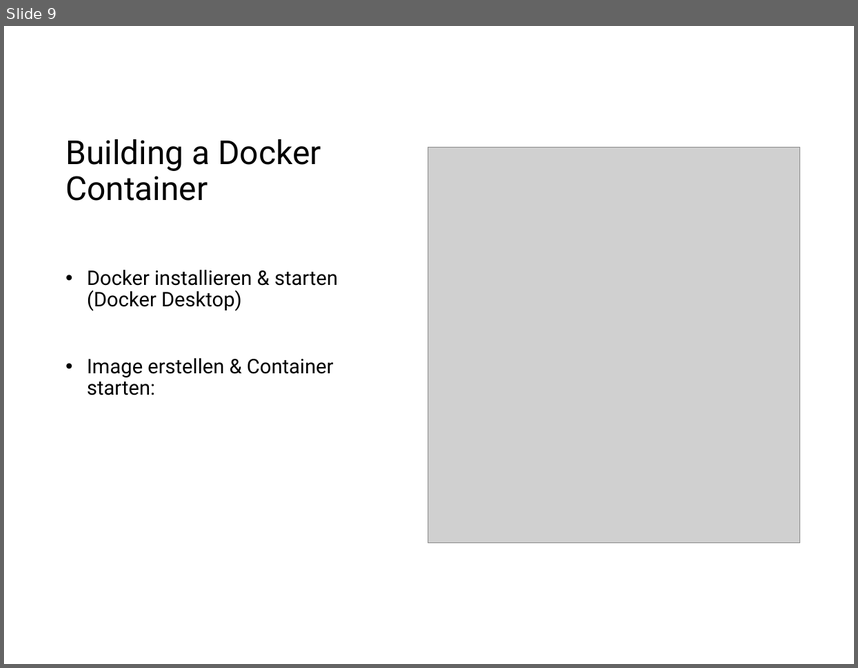
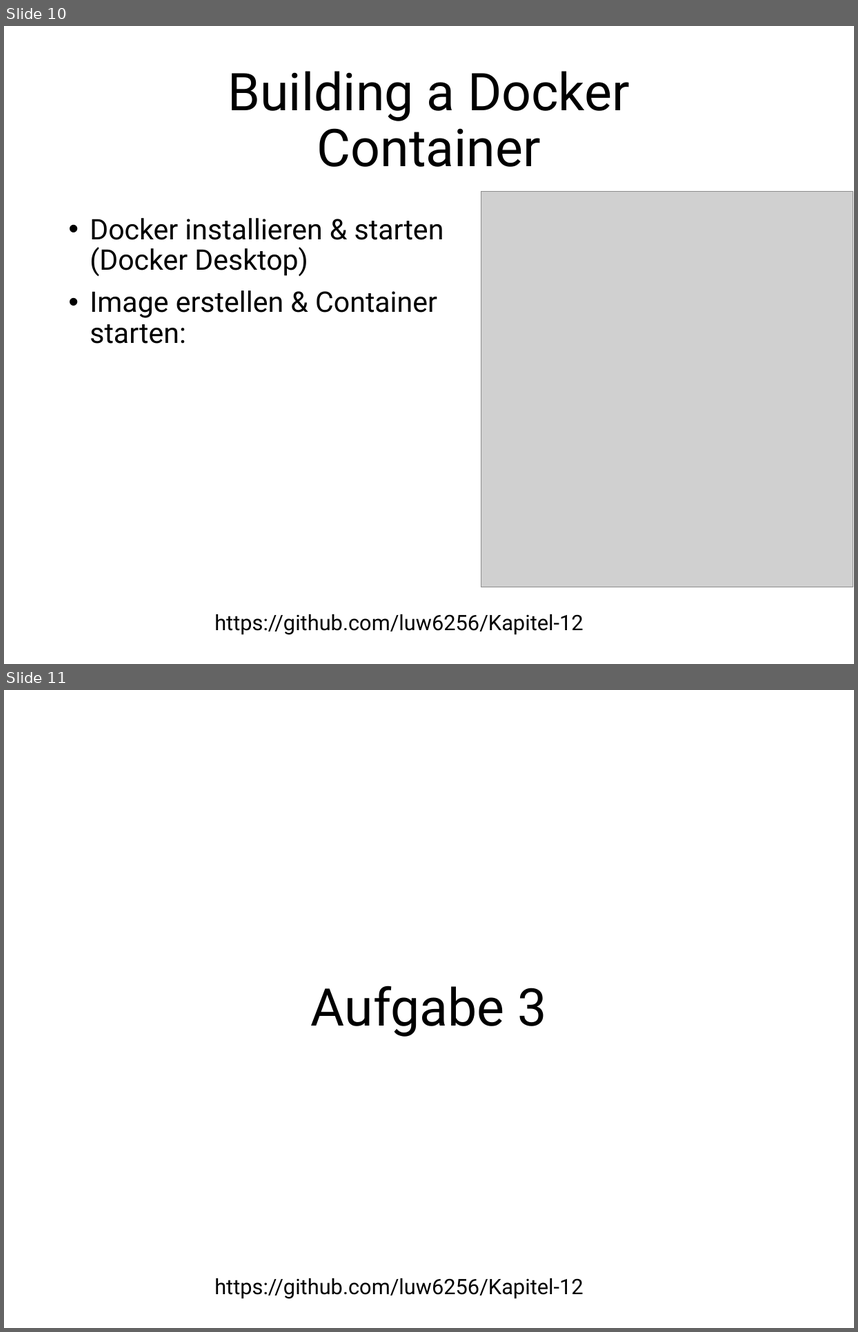
Before and after one commit to luw6256/Kapitel-12, a slide deck: Kapitel12.pptx. Shown one above the other, each under a label of ours: slide 9 before the commit, slides 10 and 11 after it. The pictures are 858x668 and 858x1332 pixels, drawn with LibreOffice and Linux fonts; fonts in the diff are those of the drawing; grey boxes stand for pictures. Boxes give left, top, right and bottom in pixels: in the first picture for what was removed or moved away, otherwise in the second. Text is boxed around its words. In the diff, an @@ line names an element or a change of style, - is before the commit and + after.

```diff
--- a/Kapitel12.pptx
+++ b/Kapitel12.pptx
@@ slide 11 added at box(4, 690, 854, 1328), background #FFFFFF @@
@@ title added at box(311, 985, 546, 1036), 44 pt, text #000000 @@
+Aufgabe 3
@@ text added at box(214, 1278, 583, 1299), 18 pt, text #000000 @@
+https://github.com/luw6256/Kapitel-12
@@ what was slide 9 is now slide 10 @@
@@ slide 10 changed as well @@
@@ title "Building a Docker Container": place and size @@
-title "Building a Docker Container" at box(65, 139, 321, 201)
+title "Building a Docker Container" at box(228, 71, 629, 167)
@@ title "Building a Docker Container" at box(228, 71, 629, 167): size 28 to 44 pt; alignment left to centre @@
@@ text "Docker installieren & starten (Docker ...": place and size @@
-text "Docker installieren & starten (Docker ..." at box(87, 270, 338, 395)
+text "Docker installieren & starten (Docker ..." at box(90, 218, 444, 343)
@@ text "Docker installieren & starten (Docker ..." at box(90, 218, 444, 343): size 17 to 24 pt @@
@@ picture: place and size @@
-picture at box(428, 147, 800, 542)
+picture at box(481, 192, 853, 587)
@@ text added at box(214, 614, 583, 635), 18 pt, text #000000 @@
+https://github.com/luw6256/Kapitel-12
```
Also in this commit, not shown: 10 other slides changed, 2 other slides added, 1 slide removed, 2 other files.
